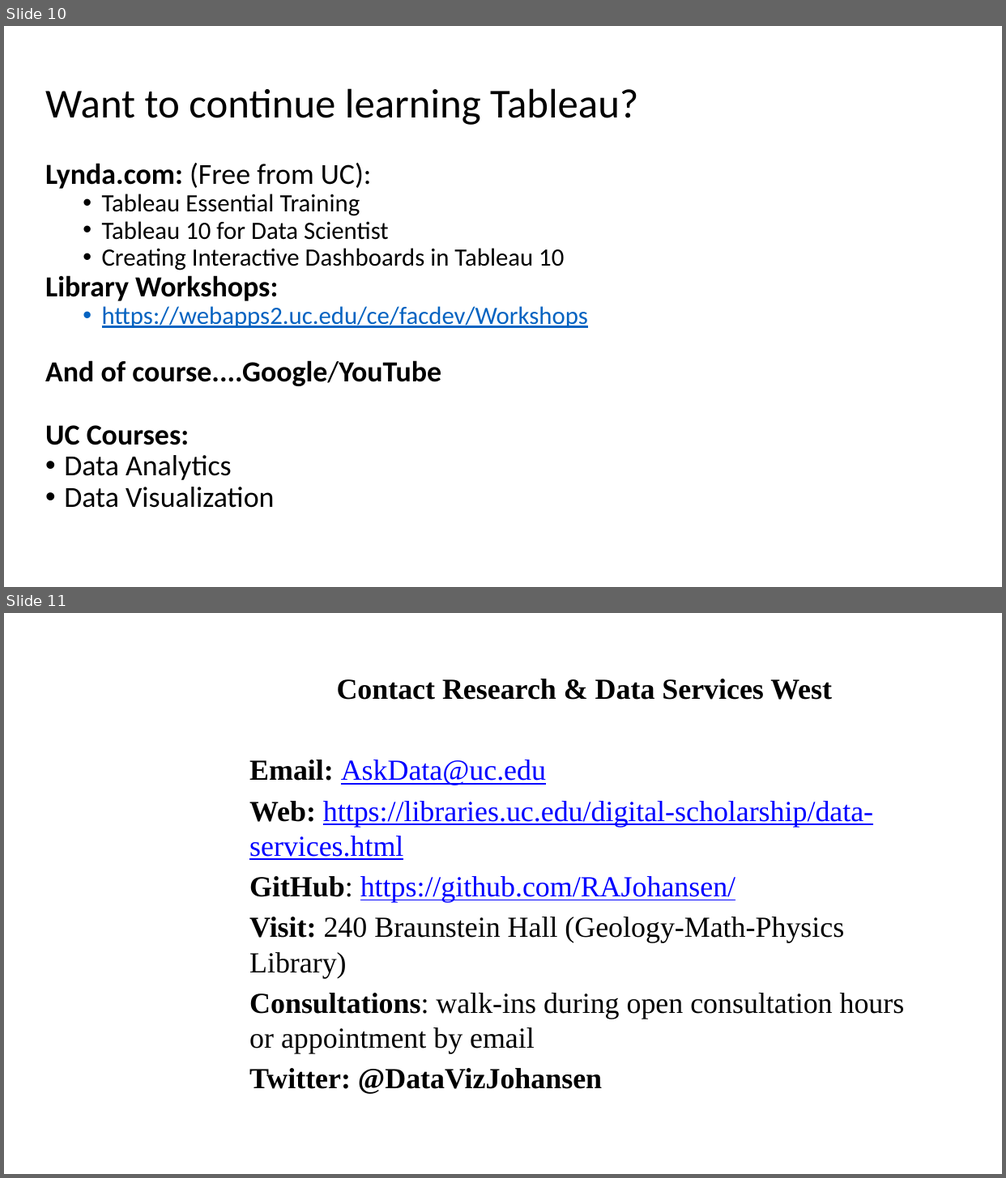
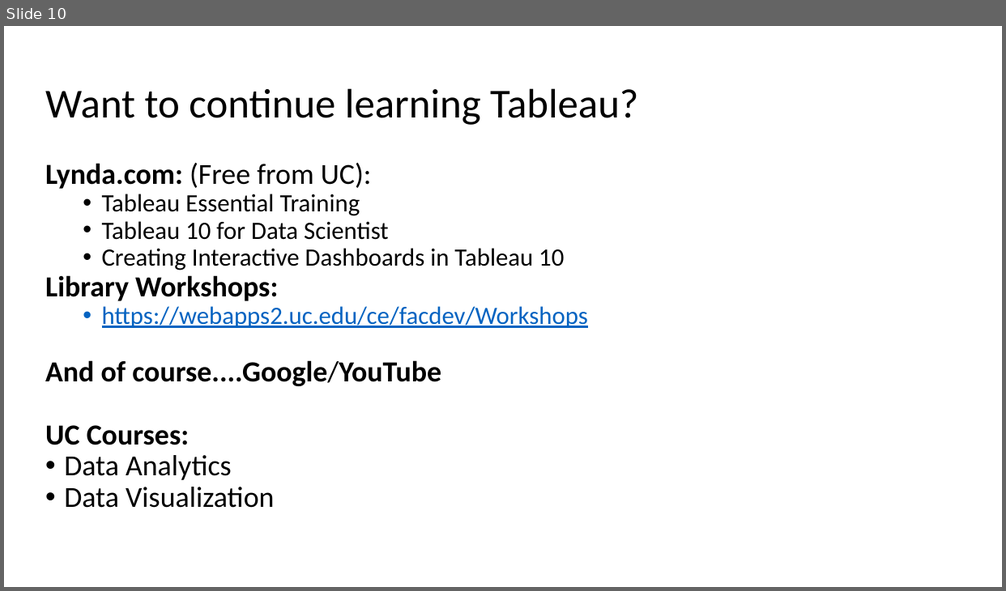
Before and after one commit to RAJohansen/UCL_Workshops, a slide deck: Brief_Intro_to_Tableau/A Brief Introduction to Tableau.pptx. Shown one above the other, each under a label of ours: slides 10 and 11 before the commit, slide 10 after it. The pictures are 1006x1178 and 1006x591 pixels, drawn with LibreOffice and Linux fonts; fonts in the diff are those of the drawing; background and template pictures are left out. Boxes give left, top, right and bottom in pixels: in the first picture for what was removed or moved away, otherwise in the second. Text is boxed around its words. In the diff, an @@ line names an element or a change of style, - is before the commit and + after.

```diff
--- a/Brief_Intro_to_Tableau/A Brief Introduction to Tableau.pptx
+++ b/Brief_Intro_to_Tableau/A Brief Introduction to Tableau.pptx
@@ slide 11 removed at box(4, 613, 1002, 1174), background picture (left out) @@
@@ subtitle removed at box(249, 679, 905, 1094) @@
-Contact Research & Data Services West
-Email: AskData@uc.edu
-Web: https://libraries.uc.edu/digital-scholarship/data-services.html
-GitHub: https://github.com/RAJohansen/
-Visit: 240 Braunstein Hall (Geology-Math-Physics Library)
-Consultations: walk-ins during open consultation hours or appointment by email
-Twitter: @DataVizJohansen
```
Also in this commit, not shown: 1 slide changed, 5 slides added, 1 other file.
